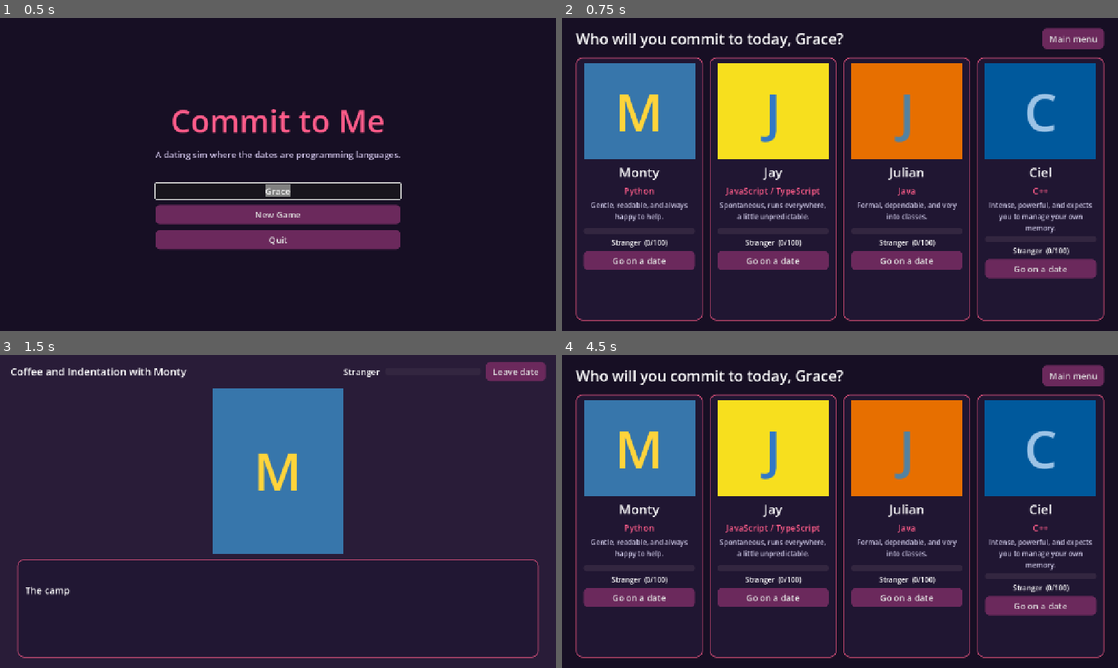
Above: before the commit, frames 1-4 (two rows, left to right).
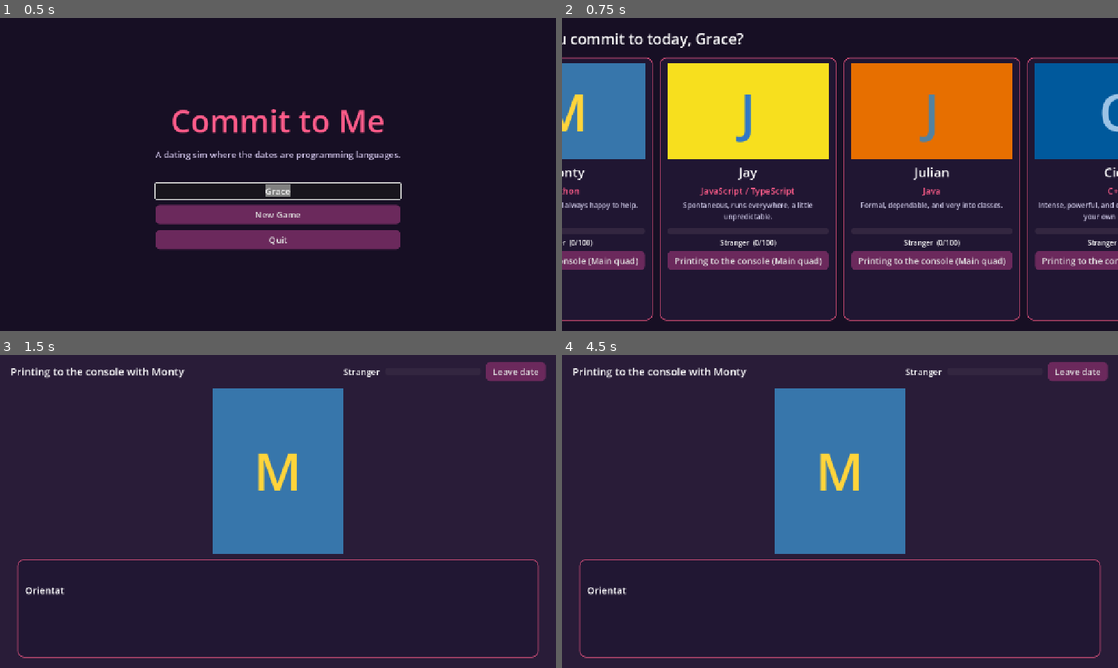
Above: after the commit, the same moments.

Repository: qianyunginawang/commit_to_me
Game: Godot game, scene res://scenes/main_menu.tscn
The game is run twice, just before and just after one commit, with the same random seed, the same clock (stepped at 60 frames per second) and the same inputs.
Inputs (mouse positions are in pixels of both pictures, inside the frame that each line leads up to):
- Up to frame 1 (0.5 s): no input
- Up to frame 2 (0.75 s): click "New Game" at 0.5 s
- Up to frame 3 (1.5 s): click (77, 599) at 1.25 s, where only the run before the commit has a clickable "Go on a date"
- Up to frame 4 (4.5 s): click "Leave date" at 2 s; click (639, 599) at 2.75 s, where only the run before the commit has a clickable "Go on a date"; click "Leave date" at 3.5 s; click (562, 599) at 4.25 s, where only the run after the commit has a clickable "Printing to the console (Main…"

Frame 1 is identical in both runs. In frame 2, 22% of the frame differs, in the area x 0-100%, y 3-97%; in frame 3, 0.7%; in frame 4, 42%, in the area x 2-99%, y 2-97%.

Commit message:
phase 1 part 3
Generic subjects open in curriculum order. Special chapters open when their subjects and the character's previous chapter are done.

Diff:
--- a/data/curriculum.json
+++ b/data/curriculum.json
@@ -1,6 +1,6 @@
 {
   "subjects": [
-    {"id": "g01", "number": 1, "title": "Printing to the console", "unit": "Basics", "location": "main_quad"},
+    {"id": "g01", "number": 1, "title": "Printing to the console", "unit": "Basics", "location": "main_quad", "every_character": true},
     {"id": "g02", "number": 2, "title": "Comments", "unit": "Basics", "location": "bookstore"},
     {"id": "g03", "number": 3, "title": "Variables and assignment", "unit": "Basics", "location": "turing_hall"},
     {"id": "g04", "number": 4, "title": "Numbers and math", "unit": "Basics", "location": "the_stack"},
--- a/scripts/autoload/game_data.gd
+++ b/scripts/autoload/game_data.gd
@@ -115,7 +115,8 @@
 
 ## One written version of a generic subject, filled in with everything the
 ## game needs to offer it:
-##   {subject, language, character, slot, dialogue, challenge, location}
+##   {kind: "generic", subject, title, language, character, slot, dialogue,
+##    challenge, location}
 ## Returns {} if that version hasn't been written yet.
 func get_generic_lesson(subject_id: String, language_id: String) -> Dictionary:
 	var version: Dictionary = lessons.get(subject_id, {}).get("versions", {}).get(language_id, {})
@@ -124,7 +125,9 @@
 	var character_id := character_for_language(language_id)
 	var dialogue_id: String = version.get("dialogue", "")
 	return {
+		"kind": "generic",
 		"subject": subject_id,
+		"title": get_subject(subject_id).get("title", subject_id),
 		"language": language_id,
 		"character": character_id,
 		"slot": get_character(character_id).get("lesson_languages", {}).get(language_id, "any"),
@@ -150,12 +153,14 @@
 	return routes.get(character_id, {}).get("chapters", [])
 
 
-## A special chapter by id ("python_ch1"), with "character" filled in, or {}.
+## A special chapter by id ("python_ch1"), with "kind" ("special"),
+## "character" and "challenge" filled in, or {}.
 func get_special_chapter(chapter_id: String) -> Dictionary:
 	for character_id in routes:
 		for chapter in special_chapters(character_id):
 			if chapter.get("id") == chapter_id:
 				var out: Dictionary = chapter.duplicate()
+				out["kind"] = "special"
 				out["character"] = character_id
 				out["challenge"] = dialogue_challenge(chapter.get("dialogue", ""))
 				return out
@@ -249,6 +254,8 @@
 			problems.append("Curriculum subject '%s' should be number %d" % [id, i + 1])
 		if not locations.has(subject.get("location", "")):
 			problems.append("Subject '%s' has unknown location '%s'" % [id, subject.get("location", "")])
+		if not subject.get("every_character", false) is bool:
+			problems.append("Subject '%s': every_character should be true or false" % id)
 
 	for id in characters:
 		var lesson_languages = characters[id].get("lesson_languages")
--- /dev/null
+++ b/scripts/progress/unlocks.gd
@@ -0,0 +1,120 @@
+class_name Unlocks
+extends RefCounted
+## Which lessons the player can do right now (see agentcontext/StoryBeats.md).
+##
+## - Generic subjects unlock in curriculum order: a subject opens once the
+##   one before it is done. Each subject is done once per playthrough, with
+##   whichever character the player picks. A subject marked "every_character"
+##   in the curriculum (Printing to the console, on the campus tour) is done
+##   once with each character instead.
+## - A special chapter unlocks once all of its "requires" subjects are done
+##   and the character's previous chapter is done.
+## - A lesson is done when its dialogue is in GameState.completed_dates
+##   (GameState.complete_lesson puts it there when the challenge is passed).
+##
+## Every function takes an optional state and data so tests can pass their
+## own. They default to the GameState and GameData autoloads.
+
+
+## True once the subject has been done with any character.
+static func is_subject_done(subject_id: String, state: Node = null, data: Node = null) -> bool:
+	return not characters_done_subject(subject_id, state, data).is_empty()
+
+
+## The characters the player has done this subject with.
+static func characters_done_subject(subject_id: String, state: Node = null, data: Node = null) -> Array[String]:
+	state = _state(state)
+	data = _data(data)
+	var out: Array[String] = []
+	for language_id in data.lessons.get(subject_id, {}).get("versions", {}):
+		var lesson: Dictionary = data.get_generic_lesson(subject_id, language_id)
+		if state.is_date_complete(lesson["dialogue"]) and not out.has(lesson["character"]):
+			out.append(lesson["character"])
+	return out
+
+
+## True if the subject is open: it's the first one, or the one before it is done.
+static func is_subject_unlocked(subject_id: String, state: Node = null, data: Node = null) -> bool:
+	data = _data(data)
+	var number: int = int(data.get_subject(subject_id).get("number", 0))
+	if number <= 0:
+		return false
+	if number == 1:
+		return true
+	return is_subject_done(data.curriculum[number - 2]["id"], state, data)
+
+
+## Generic lessons this character can teach right now. Usually zero or one;
+## Jay can have two (TypeScript by day, JavaScript by night).
+static func generic_lessons_available(character_id: String, state: Node = null, data: Node = null) -> Array[Dictionary]:
+	state = _state(state)
+	data = _data(data)
+	var out: Array[Dictionary] = []
+	for subject in data.curriculum:
+		var subject_id: String = subject["id"]
+		if not is_subject_unlocked(subject_id, state, data):
+			break
+		var done_with := characters_done_subject(subject_id, state, data)
+		var open: bool = done_with.is_empty() or (subject.get("every_character", false) and not done_with.has(character_id))
+		if open:
+			out.append_array(data.generic_lessons_for(subject_id, character_id))
+	return out
+
+
+## True once the chapter's dialogue has been completed.
+static func is_chapter_done(chapter_id: String, state: Node = null, data: Node = null) -> bool:
+	var dialogue_id: String = _data(data).get_special_chapter(chapter_id).get("dialogue", "")
+	return dialogue_id != "" and _state(state).is_date_complete(dialogue_id)
+
+
+## What still has to be done before this chapter opens: subject ids from its
+## "requires", plus the previous chapter's id if that isn't done yet.
+static func missing_for_chapter(chapter_id: String, state: Node = null, data: Node = null) -> Array[String]:
+	state = _state(state)
+	data = _data(data)
+	var chapter: Dictionary = data.get_special_chapter(chapter_id)
+	var missing: Array[String] = []
+	for subject_id in chapter.get("requires", []):
+		if not is_subject_done(subject_id, state, data):
+			missing.append(subject_id)
+	var number: int = int(chapter.get("chapter", 0))
+	if number > 1:
+		var previous: String = data.special_chapters(chapter.get("character", ""))[number - 2]["id"]
+		if not is_chapter_done(previous, state, data):
+			missing.append(previous)
+	return missing
+
+
+static func is_chapter_unlocked(chapter_id: String, state: Node = null, data: Node = null) -> bool:
+	if _data(data).get_special_chapter(chapter_id).is_empty():
+		return false
+	return missing_for_chapter(chapter_id, state, data).is_empty()
+
+
+## The character's first special chapter that isn't done yet, unlocked or
+## not, or {} if the whole route is done.
+static func next_special_chapter(character_id: String, state: Node = null, data: Node = null) -> Dictionary:
+	data = _data(data)
+	for chapter in data.special_chapters(character_id):
+		if not is_chapter_done(chapter["id"], state, data):
+			return data.get_special_chapter(chapter["id"])
+	return {}
+
+
+## Everything this character can do with the player right now, special
+## chapter first. Chapters whose dialogue isn't written yet are left out.
+static func lessons_available(character_id: String, state: Node = null, data: Node = null) -> Array[Dictionary]:
+	var out: Array[Dictionary] = []
+	var chapter := next_special_chapter(character_id, state, data)
+	if chapter.has("dialogue") and is_chapter_unlocked(chapter["id"], state, data):
+		out.append(chapter)
+	out.append_array(generic_lessons_available(character_id, state, data))
+	return out
+
+
+static func _state(state: Node) -> Node:
+	return state if state != null else GameState
+
+
+static func _data(data: Node) -> Node:
+	return data if data != null else GameData
--- a/scripts/ui/character_card.gd
+++ b/scripts/ui/character_card.gd
@@ -35,6 +35,16 @@
 	affection_bar.value = value
 	level_label.text = "%s  (%d/%d)" % [GameState.get_level(id)["title"], value, GameState.MAX_AFFECTION]
 
+	var lessons := Unlocks.lessons_available(id)
+	if not lessons.is_empty():
+		var lesson: Dictionary = lessons[0]
+		_date_id = lesson["dialogue"]
+		var where: String = GameData.locations.get(lesson.get("location", ""), {}).get("name", "")
+		date_button.text = lesson.get("title", "Lesson") + ((" (%s)" % where) if where != "" else "")
+		date_button.disabled = false
+		return
+
+	# Nothing unlocked yet: fall back to the character's first dates.
 	var all_dates: Array = character.get("dates", [])
 	_date_id = GameState.next_date(all_dates)
 	if _date_id != "":
--- a/tests/test_scenes.gd
+++ b/tests/test_scenes.gd
@@ -61,3 +61,11 @@
 	add_node(overlay)
 	check(overlay.get_node("%HintLabel").text.contains("hint 1"), "hint 1 stays revealed")
 	check(overlay.get_node("%RewardLabel").text.contains("+4"), "reward stays at +4")
+
+
+func test_hub_cards_offer_the_next_lesson() -> void:
+	GameState.new_game("Gee")
+	var scene := add_node(load(Router.HUB).instantiate())
+	var monty: Node = scene.get_node("%Cards").get_child(0)
+	check_eq(monty.get_node("%DateButton").text, "Printing to the console (Main quad)")
+	check_eq(monty._date_id, "g01_python")
--- /dev/null
+++ b/tests/test_unlocks.gd
@@ -0,0 +1,109 @@
+extends TestCase
+## The unlock rules in scripts/progress/unlocks.gd.
+
+const GameStateScript := preload("res://scripts/autoload/game_state.gd")
+const GameDataScript := preload("res://scripts/autoload/game_data.gd")
+
+
+func _state() -> Node:
+	var gs: Node = GameStateScript.new()
+	gs.save_path = "user://test_save.json"
+	_nodes.append(gs)
+	return gs
+
+
+## A copy of the real content that tests can change freely.
+func _data() -> Node:
+	var gd: Node = GameDataScript.new()
+	gd.characters = GameData.characters.duplicate(true)
+	gd.dates = GameData.dates.duplicate(true)
+	gd.challenges = GameData.challenges.duplicate(true)
+	gd.languages = GameData.languages
+	gd.curriculum = GameData.curriculum.duplicate(true)
+	gd.lessons = GameData.lessons.duplicate(true)
+	gd.routes = GameData.routes.duplicate(true)
+	gd.locations = GameData.locations
+	_nodes.append(gd)
+	return gd
+
+
+## Pretends the subject has a Python version written, with its own dialogue.
+func _write_python_version(gd: Node, subject_id: String) -> String:
+	var dialogue_id := "test_%s_python" % subject_id
+	gd.dates[dialogue_id] = {"id": dialogue_id, "character": "python", "start": "c",
+		"nodes": {"c": {"challenge": "g01_python", "on_pass": "end", "on_fail": "end"}}}
+	gd.lessons[subject_id] = {"id": subject_id, "versions": {"python": {"dialogue": dialogue_id}}}
+	return dialogue_id
+
+
+var _nodes: Array[Node] = []
+
+
+func cleanup() -> void:
+	super()
+	for n in _nodes:
+		if is_instance_valid(n):
+			n.free()
+
+
+func _dialogues(lessons: Array) -> Array:
+	return lessons.map(func(l): return l["dialogue"])
+
+
+func test_only_the_first_subject_is_open_at_the_start() -> void:
+	var gs := _state()
+	check(Unlocks.is_subject_unlocked("g01", gs), "g01 should be open")
+	check(not Unlocks.is_subject_unlocked("g02", gs), "g02 should be locked")
+	check_eq(_dialogues(Unlocks.lessons_available("python", gs)), ["g01_python"])
+	check_eq(_dialogues(Unlocks.lessons_available("javascript", gs)), ["g01_typescript", "g01_javascript"])
+
+
+func test_printing_is_done_once_with_each_character() -> void:
+	var gs := _state()
+	gs.complete_lesson("g01_python", "python", 0)
+	check(Unlocks.is_subject_done("g01", gs), "g01 done")
+	check(Unlocks.is_subject_unlocked("g02", gs), "g02 opens after g01")
+	check_eq(_dialogues(Unlocks.lessons_available("python", gs)), [], "Monty has nothing written to offer yet:")
+	check_eq(_dialogues(Unlocks.lessons_available("java", gs)), ["g01_java"], "Julian still has g01:")
+	gs.complete_lesson("g01_typescript", "javascript", 0)
+	check_eq(_dialogues(Unlocks.lessons_available("javascript", gs)), [], "one of Jay's versions is enough:")
+	check_eq(Unlocks.characters_done_subject("g01", gs), ["python", "javascript"])
+
+
+func test_other_subjects_are_done_once_with_one_character() -> void:
+	var gs := _state()
+	var gd := _data()
+	var g02_python := _write_python_version(gd, "g02")
+	gd.lessons["g02"]["versions"]["java"] = {"dialogue": "g01_java"}
+	gs.complete_lesson("g01_python", "python", 0)
+	check_eq(_dialogues(Unlocks.generic_lessons_available("java", gs, gd)), ["g01_java", "g01_java"], "Julian can do g01 or g02:")
+	gs.complete_lesson(g02_python, "python", 0)
+	check(not _dialogues(Unlocks.generic_lessons_available("python", gs, gd)).has(g02_python), "g02 is done")
+	check_eq(_dialogues(Unlocks.generic_lessons_available("java", gs, gd)), ["g01_java"], "g02 is gone for Julian too:")
+
+
+func test_chapter_needs_its_subjects_and_the_previous_chapter() -> void:
+	var gs := _state()
+	var gd := _data()
+	check_eq(Unlocks.missing_for_chapter("python_ch1", gs, gd), ["g02", "g03"] as Array[String])
+	check_eq(Unlocks.missing_for_chapter("python_ch2", gs, gd), ["g05", "g16", "python_ch1"] as Array[String])
+
+	gs.complete_lesson("g01_python", "python", 0)
+	gs.complete_lesson(_write_python_version(gd, "g02"), "python", 0)
+	check(not Unlocks.is_chapter_unlocked("python_ch1", gs, gd), "still needs g03")
+	gs.complete_lesson(_write_python_version(gd, "g03"), "python", 0)
+	check(Unlocks.is_chapter_unlocked("python_ch1", gs, gd), "python_ch1 should open")
+	check_eq(Unlocks.lessons_available("python", gs, gd)[0].get("id"), "python_ch1", "special chapter comes first:")
+
+	gs.complete_lesson("python_ch1", "python", 0)
+	check(Unlocks.is_chapter_done("python_ch1", gs, gd), "python_ch1 done")
+	check_eq(Unlocks.next_special_chapter("python", gs, gd).get("id"), "python_ch2")
+	check(not Unlocks.missing_for_chapter("python_ch2", gs, gd).has("python_ch1"), "previous chapter is done")
+
+
+func test_unwritten_chapters_are_not_offered() -> void:
+	var gs := _state()
+	var gd := _data()
+	gd.routes["cpp"]["chapters"][0]["requires"] = []
+	check(Unlocks.is_chapter_unlocked("cpp_ch1", gs, gd), "no requirements left")
+	check(not _dialogues(Unlocks.lessons_available("cpp", gs, gd)).has(""), "unwritten chapter shouldn't be offered")
Not shown, added: scripts/progress/unlocks.gd.uid
Not shown, added: tests/test_unlocks.gd.uid
